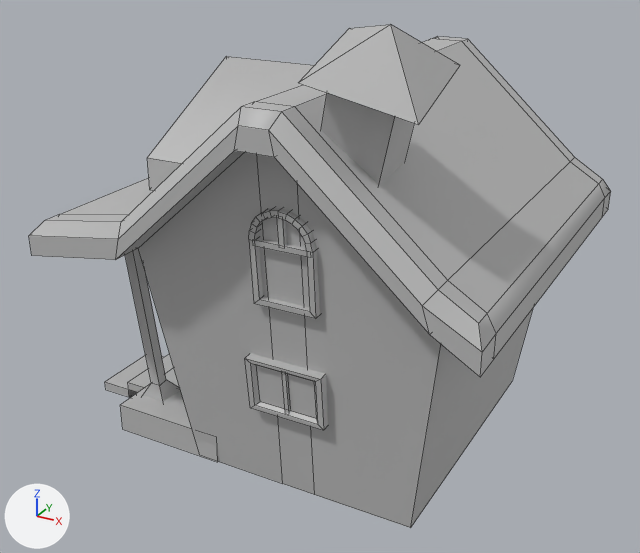
What one commit did to the FBX model creativejam/Content/Geometry/FBX/SM_S_Building_B.fbx.
The view is the same before and after, from a camera (50 mm lens) standing at (12.26, -22.79, 16.05) and looking at (0.14, -0.75, 5.04). Every picture has the same lights, and +X, +Y and +Z are marked at lower left. Mesh edges are drawn as thin lines. Objects named as collision shapes, trigger or cutter boxes, shadow casters or lower levels of detail are left out. Where no turn or scale is listed for an object, it has been applied to the vertices.

Names of what the first picture shows: 'SM_S_Building_B'.
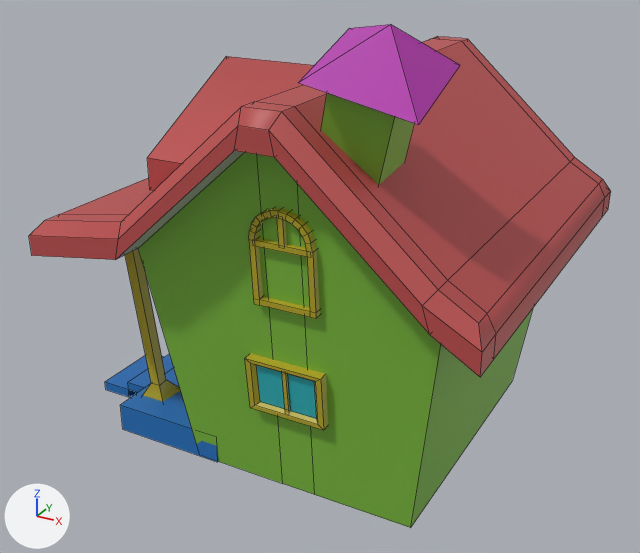
Changed parts and their boxes [x1, y1, x2, y2] in the pictures (640 x 553 px):
```json
{"part": 1, "of": "me_mesh", "change": "built on", "before": [249, 240, 320, 319], "after": [249, 240, 320, 319]}
{"part": 2, "of": "me_mesh", "change": "recoloured", "before": [125, 208, 328, 430], "after": [125, 208, 328, 430], "on screen": "grey to yellow"}
{"part": 3, "of": "me_mesh", "change": "recoloured", "before": [257, 365, 317, 419], "after": [257, 365, 317, 419], "on screen": "grey to cyan"}
{"part": 4, "of": "me_mesh", "change": "recoloured", "before": [138, 93, 533, 528], "after": [138, 93, 533, 528], "on screen": "grey to green"}
{"part": 5, "of": "me_mesh", "change": "recoloured", "before": [105, 354, 218, 462], "after": [105, 354, 218, 462], "on screen": "grey to blue"}
{"part": 6, "of": "me_mesh", "change": "recoloured", "before": [29, 36, 611, 377], "after": [29, 36, 611, 377]}
{"part": 7, "of": "me_mesh", "change": "recoloured", "before": [298, 24, 460, 125], "after": [298, 24, 460, 125], "on screen": "grey to pink"}
```

Scene script edits in JSON lines:
```json
{"op": "add", "block": "mat_lambert4", "code": ["mat_lambert4 = principled_material('lambert4')", "mat_lambert4.base_color = (0.204, 0.5, 0.048)  # green #7dbc3e"]}
{"op": "add", "block": "mat_lambert3", "code": ["mat_lambert3 = principled_material('lambert3')", "mat_lambert3.base_color = (0.5, 0.407, 0.019)  # yellow #bcab26"]}
{"op": "add", "block": "mat_lambert2", "code": ["mat_lambert2 = principled_material('lambert2')", "mat_lambert2.base_color = (0.5, 0.0735, 0.0735)  # red #bc4d4d"]}
{"op": "add", "block": "mat_lambert6", "code": ["mat_lambert6 = principled_material('lambert6')", "mat_lambert6.base_color = (0.013, 0.163, 0.5)  # blue #1e70bc"]}
{"op": "add", "block": "mat_lambert8", "code": ["mat_lambert8 = principled_material('lambert8')", "mat_lambert8.base_color = (0.5, 0.032, 0.464)  # pink #bc32b5"]}
{"op": "add", "block": "mat_lambert5", "code": ["mat_lambert5 = principled_material('lambert5')", "mat_lambert5.base_color = (0.0225, 0.445, 0.5)  # cyan #29b2bc"]}
{"op": "add", "block": "mat_lambert9", "code": ["mat_lambert9 = principled_material('lambert9')", "mat_lambert9.base_color = (0.0235, 0.04, 0.0205)  # dark green #2a3827"]}
{"block": "me_mesh", "where": "# used by ob_sm_s_building_b; location = (0.0, 0.0, 0.0)"}
{"op": "remove", "block": "me_mesh", "code": "me_mesh.from_pydata(...)  # 488 vertices, 358 faces; spans x -7.18..7.18, y -6.32..6.32, z 0.0..13.37"}
{"op": "add", "block": "me_mesh", "code": "me_mesh.from_pydata(...)  # 513 vertices, 390 faces; spans x -7.18..7.18, y -6.32..6.32, z 0.0..13.37"}
{"block": "me_mesh", "change": "me_mesh part 1"}
{"block": "me_mesh", "change": "12 faces are deleted"}
{"block": "me_mesh", "change": "16 vertices are added at x 0.62..2.48, y -5.23..5.23, z 6.08..6.26"}
{"block": "me_mesh", "change": "24 new faces join them, mat_lambert3 (yellow #bcab26)"}
{"block": "me_mesh", "change": "me_mesh part 2: 196 faces spanning x -4.89..2.58, y -5.43..5.43, z 0.75..9.96 switch from mat_lambert1 (grey #bcbcbc) to mat_lambert3 (yellow #bcab26)"}
{"block": "me_mesh", "change": "me_mesh part 3: 4 faces spanning x -3.22..2.3, y -4.99..4.99, z 2.86..9.52 switch from mat_lambert1 (grey #bcbcbc) to mat_lambert5 (cyan #29b2bc)"}
{"block": "me_mesh", "change": "me_mesh part 4: 14 faces spanning x -3.03..5.96, y -5.6..5.39, z 0.0..12.83 switch from mat_lambert1 (grey #bcbcbc) to mat_lambert4 (green #7dbc3e)"}
{"block": "me_mesh", "change": "me_mesh part 5: 12 faces spanning x -7.18..-1.32, y -4.55..4.55, z 0.01..0.93 switch from mat_lambert1 (grey #bcbcbc) to mat_lambert6 (blue #1e70bc)"}
{"block": "me_mesh", "change": "me_mesh part 6: 64 faces spanning x -6.11..7.18, y -6.32..6.32, z 6.26..11.45 switch from mat_lambert1 (grey #bcbcbc) to mat_lambert2 (red #bc4d4d)"}
{"block": "me_mesh", "change": "me_mesh part 7: 45 faces spanning x -3.19..5.28, y -6.18..-2.04, z 2.01..13.37 switch from mat_lambert1 (grey #bcbcbc) to mat_lambert8 (pink #bc32b5)"}
{"op": "add", "block": "me_mesh", "code": "me_mesh.materials.append(mat_lambert9)  # dark green #2a3827"}
```
